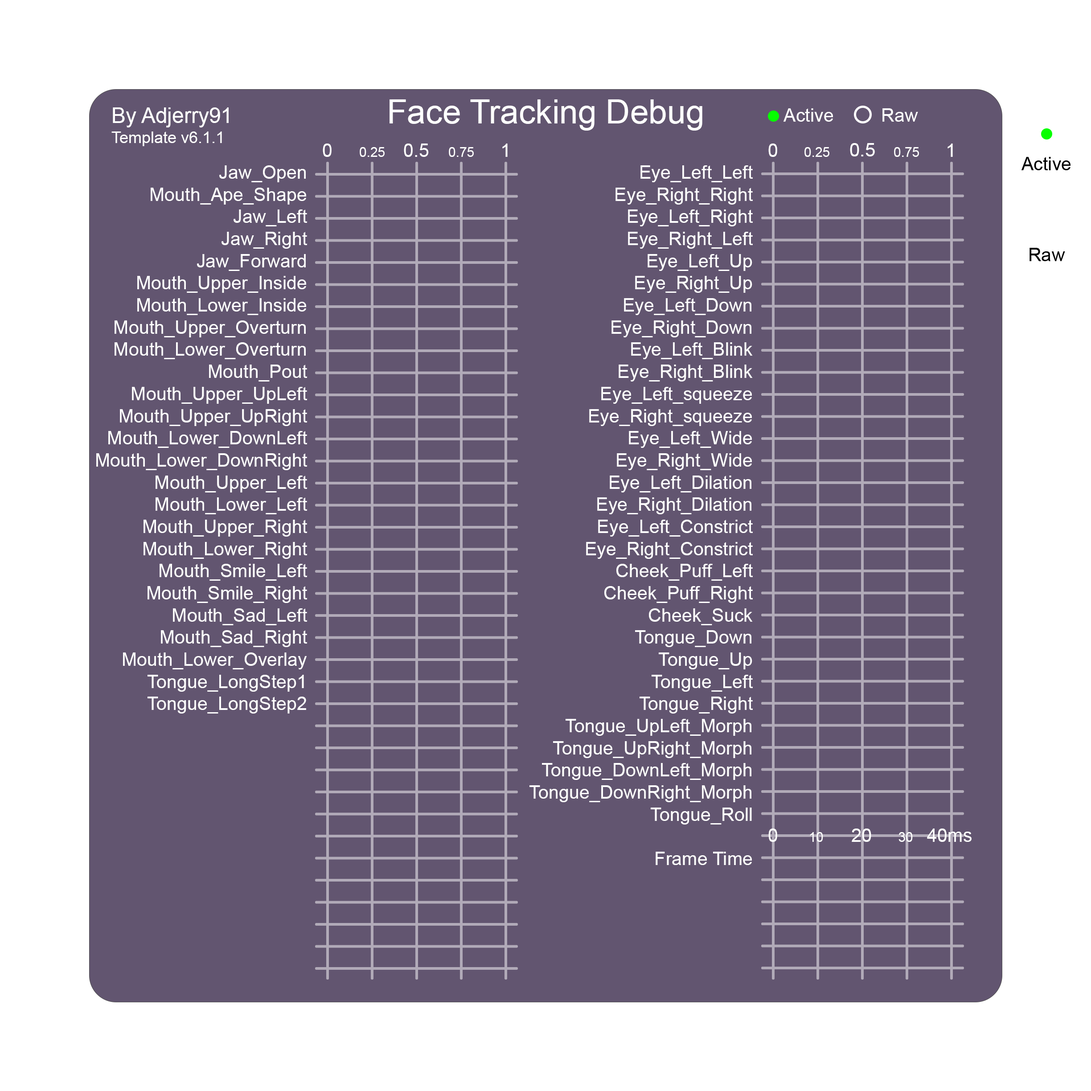
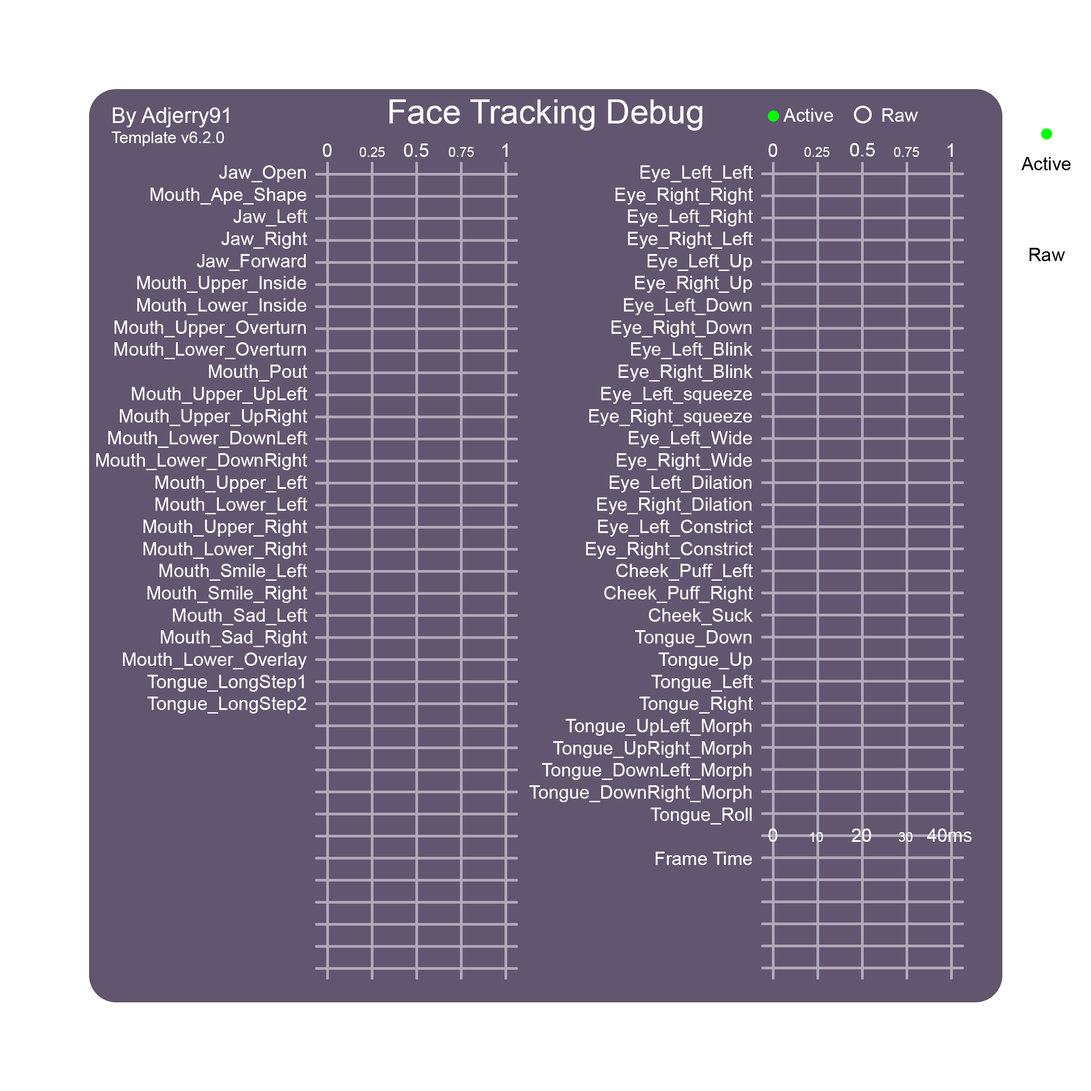
Comparing the layer stacks of the two 1091px x 1091px images. Changes:
painted on "Template Version" over <box>202,131,225,144</box>
